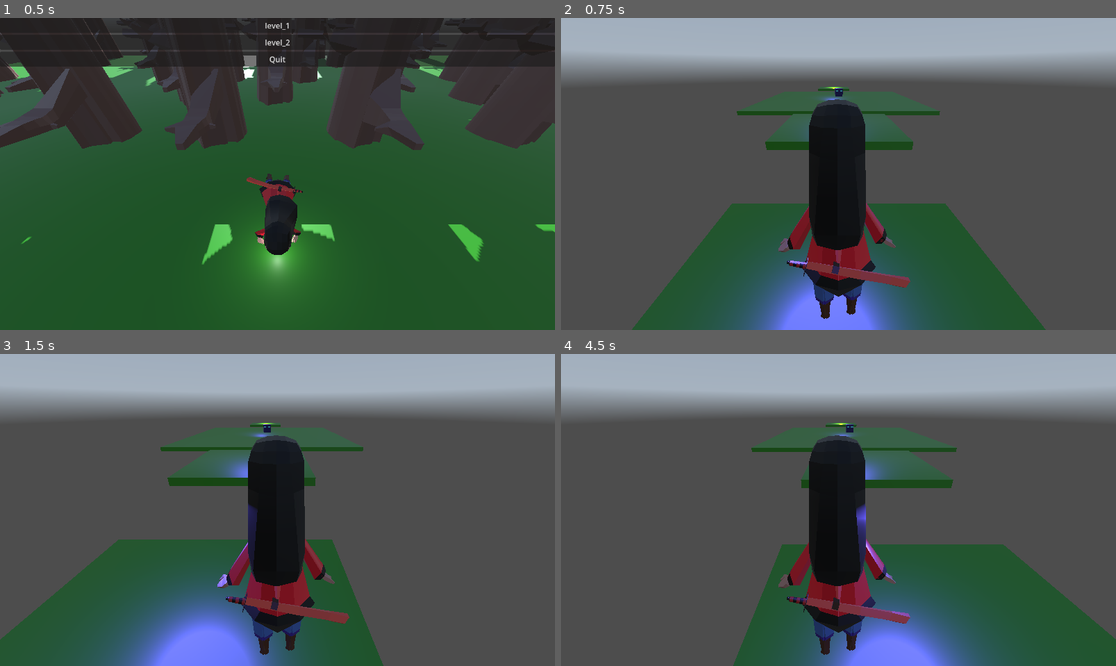
Above: before the commit, frames 1-4 (two rows, left to right).
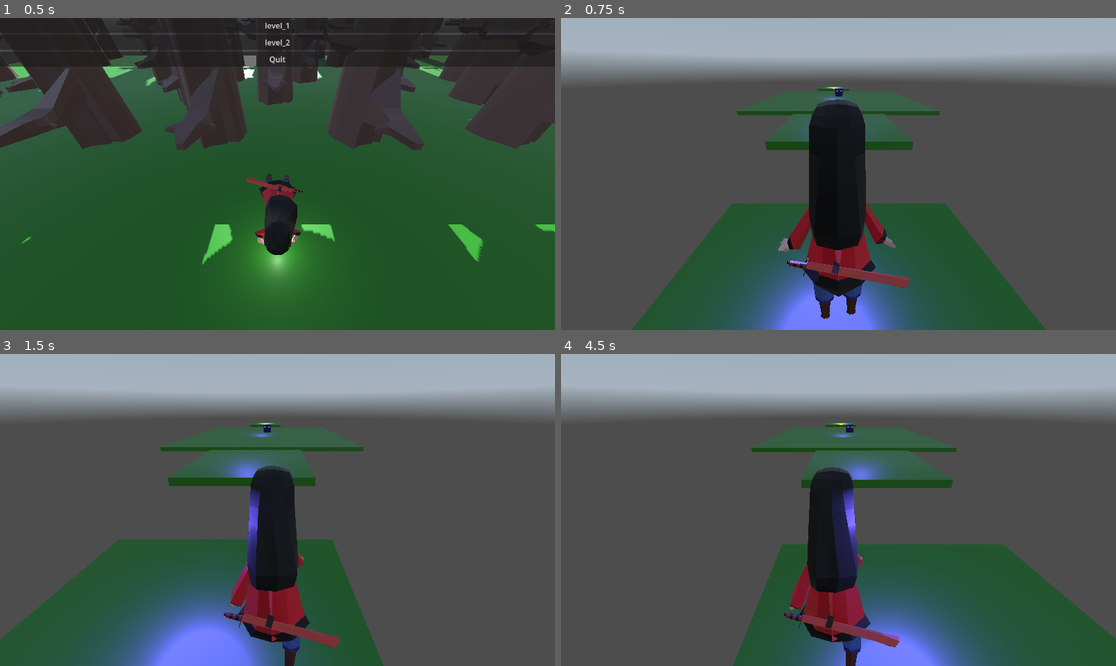
Above: after the commit, the same moments.

Repository: NielsSchool123/godot-game-benzaiten
Game: Godot game, scene res://MainMenu.tscn
Two runs of this game, one before a commit and one after it. Both use one fixed random seed, a clock stepped at 60 frames per second and the inputs below. A sky picture missing from this copy of the repository is replaced by a grey-blue gradient.
Inputs (mouse positions are in pixels of both pictures, inside the frame that each line leads up to):
- Up to frame 1 (0.5 s): no input
- Up to frame 2 (0.75 s): click "level_1" at 0.5 s
- Up to frame 3 (1.5 s): tap Enter at 1.25 s; move the mouse to (399, 494) at 1.27 s; hold D (move_right) from 1.28 s (still down); click (399, 494) at 1.42 s
- Up to frame 4 (4.5 s): tap Space (jump) at 1.52, 2.27, 3.77 s; move the mouse to (727, 525) at 2.02 s; release D (move_right) at 2.03 s; hold S (move_back) 2.03-2.78 s; move the mouse to (894, 441) at 2.77 s; hold D (move_right) 2.78-3.53 s; move the mouse to (810, 572) at 3.52 s; hold W (move_forward) 3.53-4.28 s; click (810, 572) at 3.67 s; move the mouse to (1005, 556) at 4.27 s; hold A (move_left) from 4.28 s (still down)

Frame 1 is identical in both runs. In frame 2, 0.1% of the frame differs, in the area x 39-61%, y 26-89%; in frame 3, 5.2%; in frame 4, 6.1%, in the area x 39-63%, y 26-100%.

Commit message:
loop animatie + meer fullscreen fixes

Diff:
--- a/MainMenu.tscn
+++ b/MainMenu.tscn
@@ -5,9 +5,11 @@
 
 [node name="Control" type="Control"]
 layout_mode = 3
+anchors_preset = 15
 anchor_right = 1.0
 anchor_bottom = 1.0
 grow_horizontal = 2
+grow_vertical = 2
 size_flags_horizontal = 3
 script = ExtResource("1_i26rj")
 metadata/_edit_use_anchors_ = true
--- a/Player.tscn
+++ b/Player.tscn
@@ -1,7 +1,7 @@
 [gd_scene load_steps=4 format=3 uid="uid://phpa3phmm6uu"]
 
 [ext_resource type="Script" uid="uid://dmcpnrysn5ivu" path="res://scripts/PlayerScript.gd" id="1_onrkg"]
-[ext_resource type="PackedScene" uid="uid://81bvg13xnw3q" path="res://assets/models/Player.glb" id="2_onrkg"]
+[ext_resource type="PackedScene" uid="uid://cqkdj7rm7ds05" path="res://PlayerWalkAnimation.tscn" id="2_kne1u"]
 
 [sub_resource type="BoxShape3D" id="BoxShape3D_onrkg"]
 size = Vector3(1, 0.880859, 0.001)
@@ -16,4 +16,4 @@
 transform = Transform3D(2, 0, 0, 0, 7, 0, 0, 0, 1000, 0, 3.5, 0)
 shape = SubResource("BoxShape3D_onrkg")
 
-[node name="Player" parent="." instance=ExtResource("2_onrkg")]
+[node name="Animation" parent="." instance=ExtResource("2_kne1u")]
--- /dev/null
+++ b/PlayerWalkAnimation.tscn
@@ -0,0 +1,5 @@
+[gd_scene load_steps=2 format=3 uid="uid://cqkdj7rm7ds05"]
+
+[ext_resource type="PackedScene" uid="uid://bja5lqhupg7bo" path="res://assets/models/in place girl anima.glb" id="1_6j8a6"]
+
+[node name="Animation" instance=ExtResource("1_6j8a6")]
--- a/WinScreen.tscn
+++ b/WinScreen.tscn
@@ -1,65 +1,40 @@
-[gd_scene load_steps=4 format=3 uid="uid://bufgukfh7v5qt"]
+[gd_scene load_steps=3 format=3 uid="uid://bufgukfh7v5qt"]
 
 [ext_resource type="Script" uid="uid://bbdj6sfwtvtuj" path="res://scripts/WinScreenScript.gd" id="1_a03an"]
 
 [sub_resource type="LabelSettings" id="LabelSettings_ok131"]
 font_size = 70
 
-[sub_resource type="ParticleProcessMaterial" id="ParticleProcessMaterial_a03an"]
-particle_flag_disable_z = true
-spread = 90.0
-initial_velocity_max = 413.79
-linear_accel_min = -100.0
-linear_accel_max = 100.0
-radial_accel_min = -100.0
-radial_accel_max = 100.0
-tangential_accel_min = -100.0
-tangential_accel_max = 100.0
-scale_max = 29.74
-color = Color(1, 1, 0, 1)
-hue_variation_min = 1.0
-hue_variation_max = 1.0
-
 [node name="WinScreen" type="Control"]
 layout_mode = 3
-anchors_preset = 0
-offset_right = 1149.0
-offset_bottom = 648.0
+anchors_preset = 15
+anchor_right = 1.0
+anchor_bottom = 1.0
+size_flags_horizontal = 3
+size_flags_vertical = 3
 script = ExtResource("1_a03an")
+metadata/_edit_use_anchors_ = true
 
 [node name="Label" type="Label" parent="."]
-layout_mode = 0
-offset_left = 6.0
-offset_top = 4.0
-offset_right = 1151.0
-offset_bottom = 649.0
+layout_mode = 1
+anchors_preset = -1
+anchor_left = 0.00303819
+anchor_right = 0.996962
+anchor_bottom = 0.99537
+grow_horizontal = 2
 text = "YOU WIN"
 label_settings = SubResource("LabelSettings_ok131")
 horizontal_alignment = 1
 
 [node name="Button" type="Button" parent="."]
-layout_mode = 0
-offset_left = 163.0
-offset_top = 405.0
-offset_right = 984.0
-offset_bottom = 513.0
+layout_mode = 1
+anchors_preset = -1
+anchor_left = 0.144097
+anchor_top = 0.516975
+anchor_right = 0.856771
+anchor_bottom = 0.683642
+offset_top = 3.05176e-05
+grow_horizontal = 2
+grow_vertical = 2
 text = "Return to Main Menu"
 metadata/_edit_use_anchors_ = true
-
-[node name="GPUParticles2D" type="GPUParticles2D" parent="."]
-position = Vector2(575, 627)
-rotation = -1.62038
-amount = 50
-process_material = SubResource("ParticleProcessMaterial_a03an")
-
-[node name="GPUParticles2D2" type="GPUParticles2D" parent="."]
-position = Vector2(1095, 638)
-rotation = -1.62038
-amount = 50
-process_material = SubResource("ParticleProcessMaterial_a03an")
-
-[node name="GPUParticles2D3" type="GPUParticles2D" parent="."]
-position = Vector2(57, 626)
-rotation = -1.62038
-amount = 50
-process_material = SubResource("ParticleProcessMaterial_a03an")
--- a/scripts/PlayerScript.gd
+++ b/scripts/PlayerScript.gd
@@ -6,6 +6,9 @@
 @export var mouse_sensitivity: float = 0.002
 
 @onready var camera: Camera3D = $Camera3D
+@onready var anim_player: AnimationPlayer = $Animation/AnimationPlayer
+
+
 var mouse_captured: bool = false
 
 # muis input om om je heen te kijken
@@ -46,3 +49,11 @@
 
 	# beweeg het chacter
 	move_and_slide()
+
+	# speel animatie als je beweegt
+	var horizontal_speed = Vector2(velocity.x, velocity.z).length()
+	if horizontal_speed > 0.1:
+		if !anim_player.is_playing():
+			anim_player.play("Armature|mixamo_com|Layer0")
+	else:
+		anim_player.stop()
Binary file added: assets/models/in place girl anima.glb
Not shown, added: assets/models/in place girl anima.glb.import
